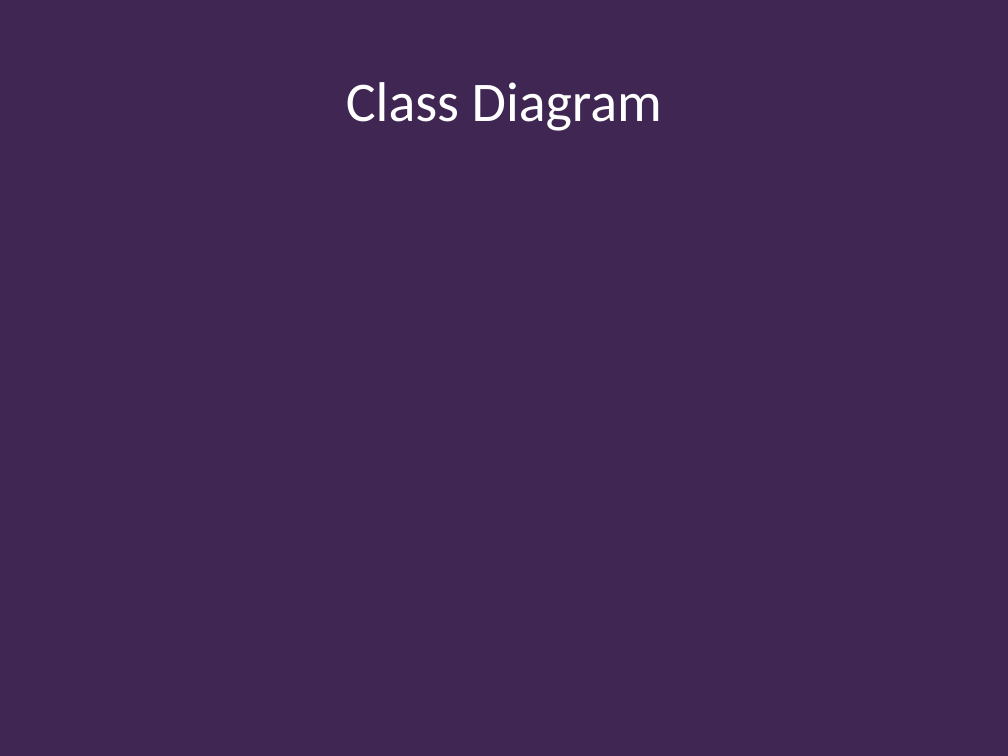
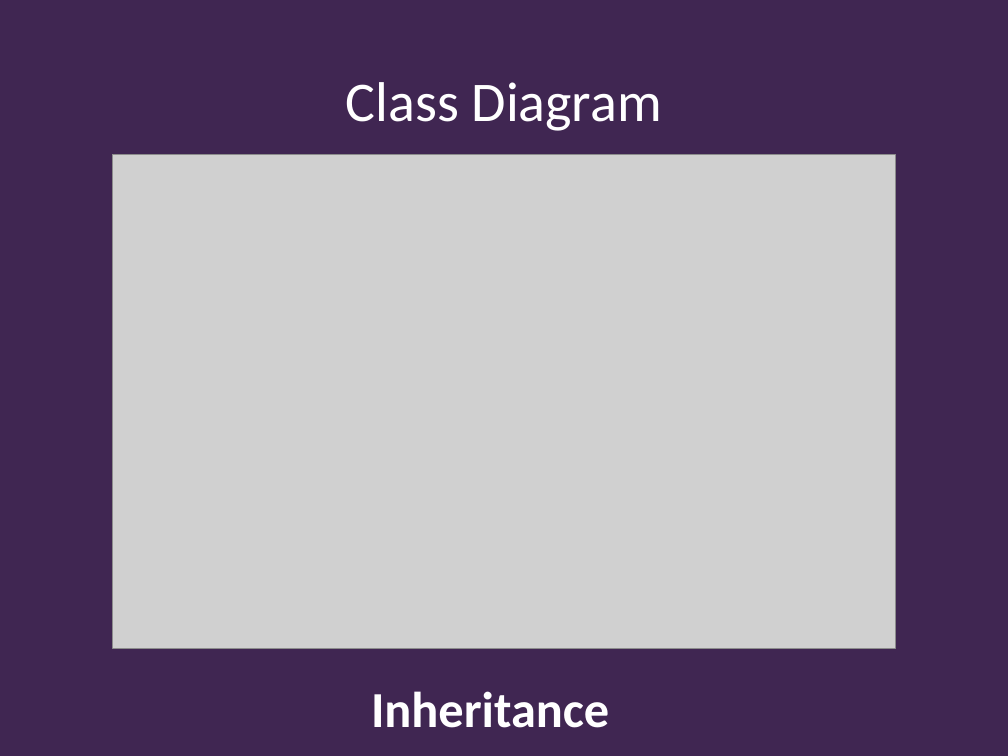
Before and after one commit to Falmouth-Games-Academy/bsc-course-materials, a slide deck: slide 28 of COMP140/04/2019-20-COMP140-04-lecture.pptx (slide 13 before the commit). Drawn at 1008x756 pixels with LibreOffice and Linux fonts; fonts in the diff are those of the drawing; grey boxes stand for pictures; background and template pictures are left out. Boxes give left, top, right and bottom in pixels: in the first picture for what was removed or moved away, otherwise in the second. Text is boxed around its words. In the diff, an @@ line names an element or a change of style, - is before the commit and + after.

```diff
--- a/COMP140/04/2019-20-COMP140-04-lecture.pptx
+++ b/COMP140/04/2019-20-COMP140-04-lecture.pptx
@@ picture added at bbox=[113, 154, 896, 648] @@
@@ text added at bbox=[371, 691, 609, 728], 36 pt, text #FFFFFF, bold @@
+Inheritance
```
Also in this commit, not shown: 7 other slides changed, 20 slides added, 14 other files.
